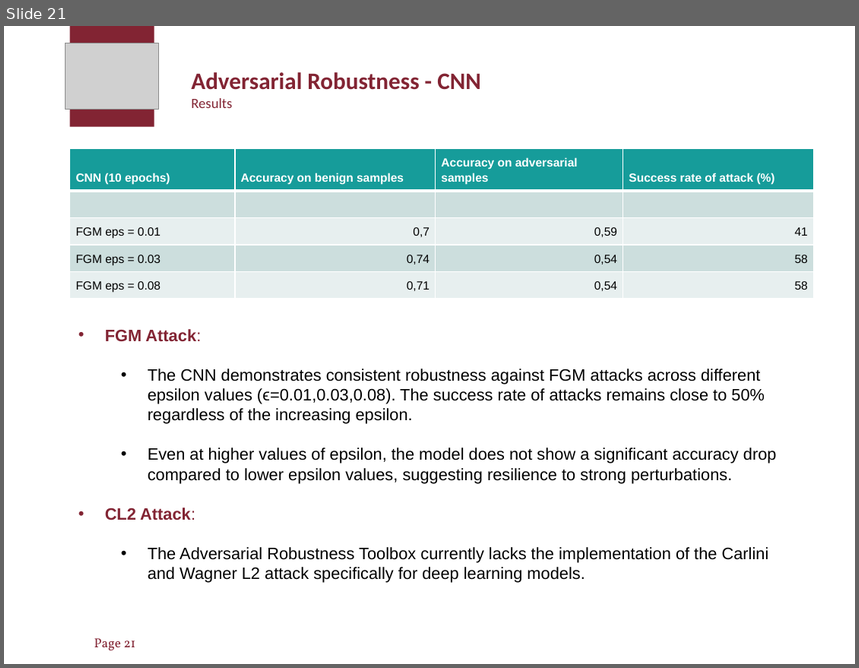
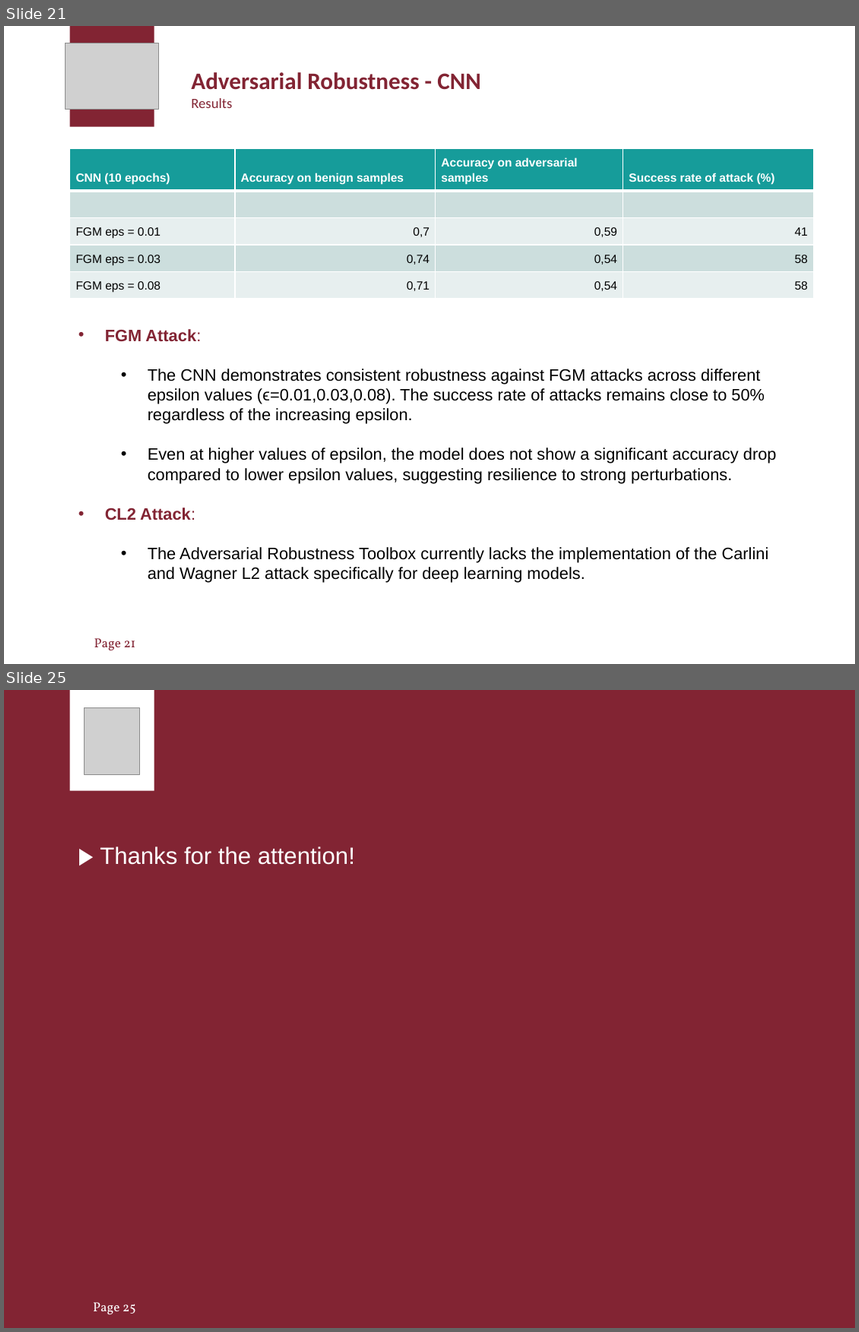
Before and after one commit to VittorioPisapia/ComputerVision-Project, a slide deck: presentation/presentation.pptx. Shown one above the other, each under a label of ours: slide 21 before the commit, slides 21 and 25 after it; the slides between them are not shown. The pictures are 859x668 and 859x1332 pixels, drawn with LibreOffice and Linux fonts; fonts in the diff are those of the drawing; grey boxes stand for pictures. Boxes give left, top, right and bottom in pixels: in the first picture for what was removed or moved away, otherwise in the second. Text is boxed around its words. In the diff, an @@ line names an element or a change of style, - is before the commit and + after.

```diff
--- a/presentation/presentation.pptx
+++ b/presentation/presentation.pptx
@@ slide 25 added at bbox=[4, 690, 855, 1328], background #822433 @@
@@ rectangle added at bbox=[69, 690, 154, 790], fill #FFFFFF @@
@@ picture added at bbox=[84, 708, 139, 774] @@
@@ text added at bbox=[100, 847, 355, 865], 20 pt, text #FFFFFF @@
+▶ Thanks for the attention!
@@ page number added at bbox=[93, 1303, 135, 1315], 11 pt, text #FFFFFF @@
+Page 25
```
Also in this commit, not shown: 1 slide changed, 3 other slides added, 2 other files.
